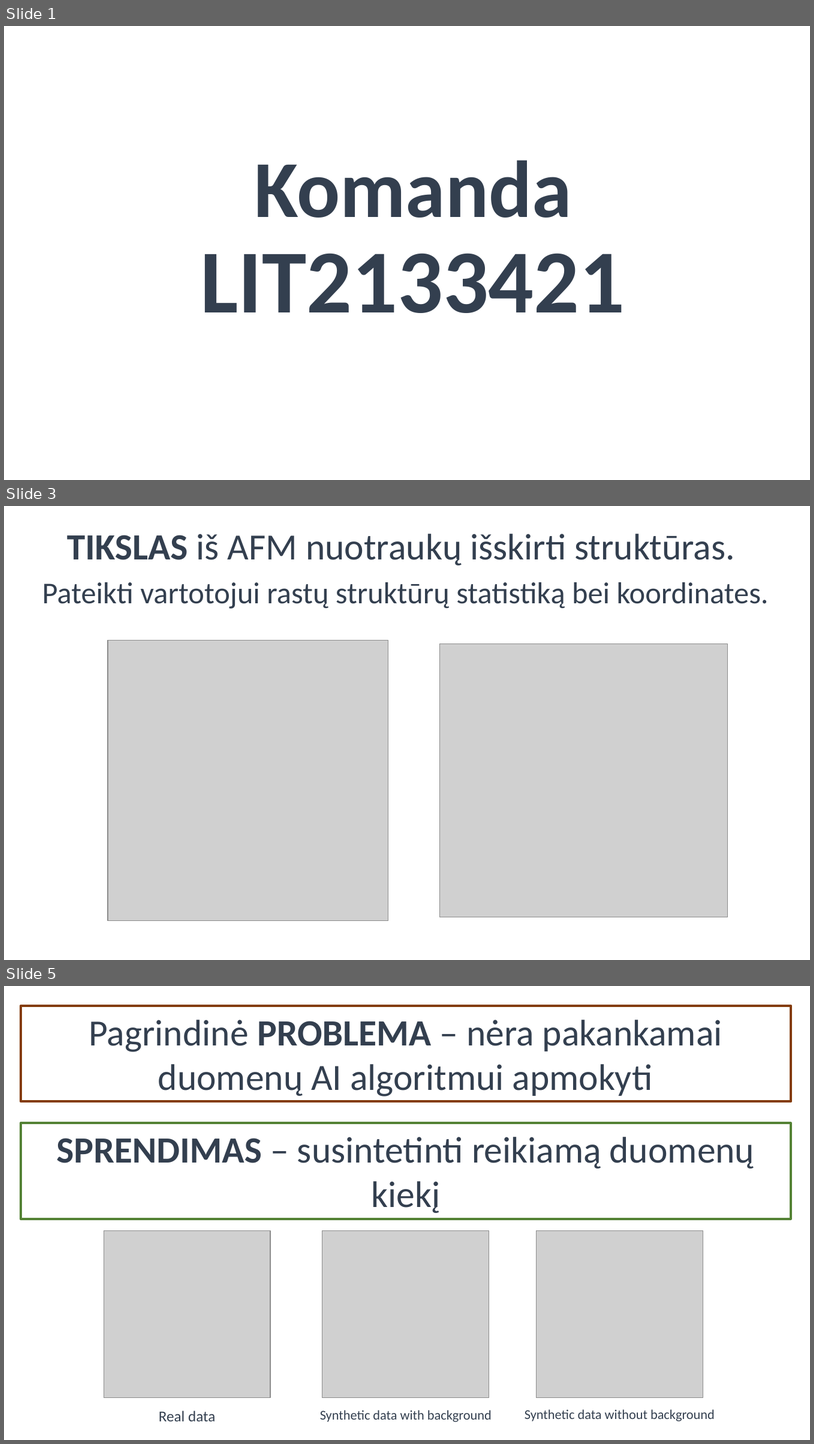
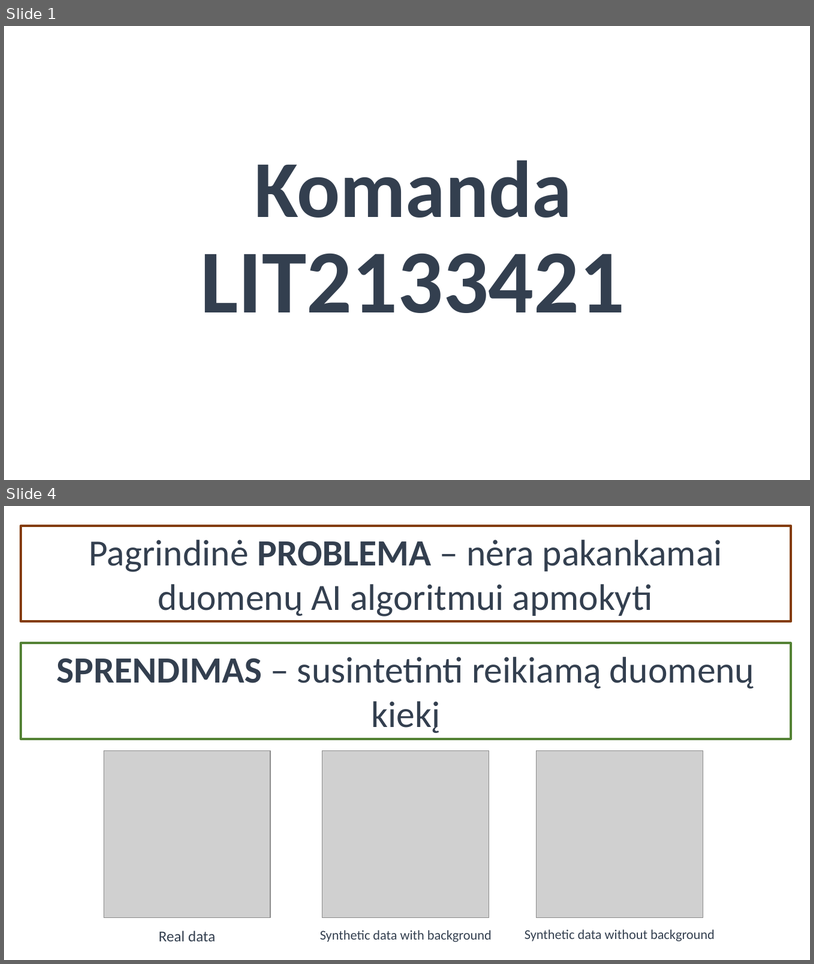
Before and after one commit to Gustautas/Biohakatonas, a slide deck: pristatymas LIT2133421.pptx. Shown one above the other, each under a label of ours: slides 1, 3 and 5 before the commit, slides 1 and 4 after it; the slides between them are not shown. The pictures are 814x1444 and 814x964 pixels, drawn with LibreOffice and Linux fonts; fonts in the diff are those of the drawing; grey boxes stand for pictures; background and template pictures are left out. Boxes give left, top, right and bottom in pixels: in the first picture for what was removed or moved away, otherwise in the second. Text is boxed around its words. In the diff, an @@ line names an element or a change of style, - is before the commit and + after.

```diff
--- a/pristatymas LIT2133421.pptx
+++ b/pristatymas LIT2133421.pptx
@@ slide 3 removed at (4, 506, 810, 960), background #FFFFFF @@
@@ text removed at (67, 534, 735, 565) @@
-TIKSLAS iš AFM nuotraukų išskirti struktūras.
@@ text removed at (42, 582, 769, 609) @@
-Pateikti vartotojui rastų struktūrų statistiką bei koordinates.
@@ picture removed at (108, 640, 389, 921) @@
@@ picture removed at (440, 644, 728, 917) @@
@@ what was slide 5 is now slide 4 @@
```
Also in this commit, not shown: 1 slide changed, 3 slides added, 3 other slides removed.
